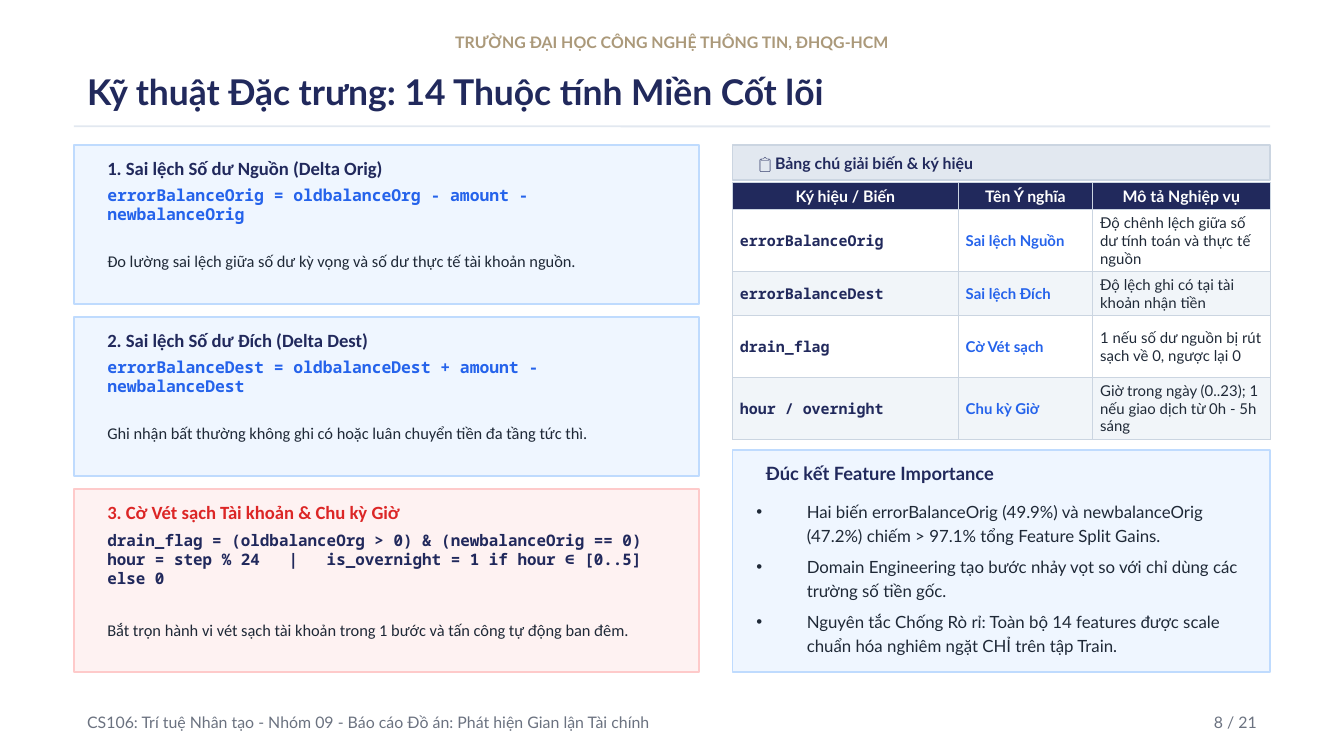
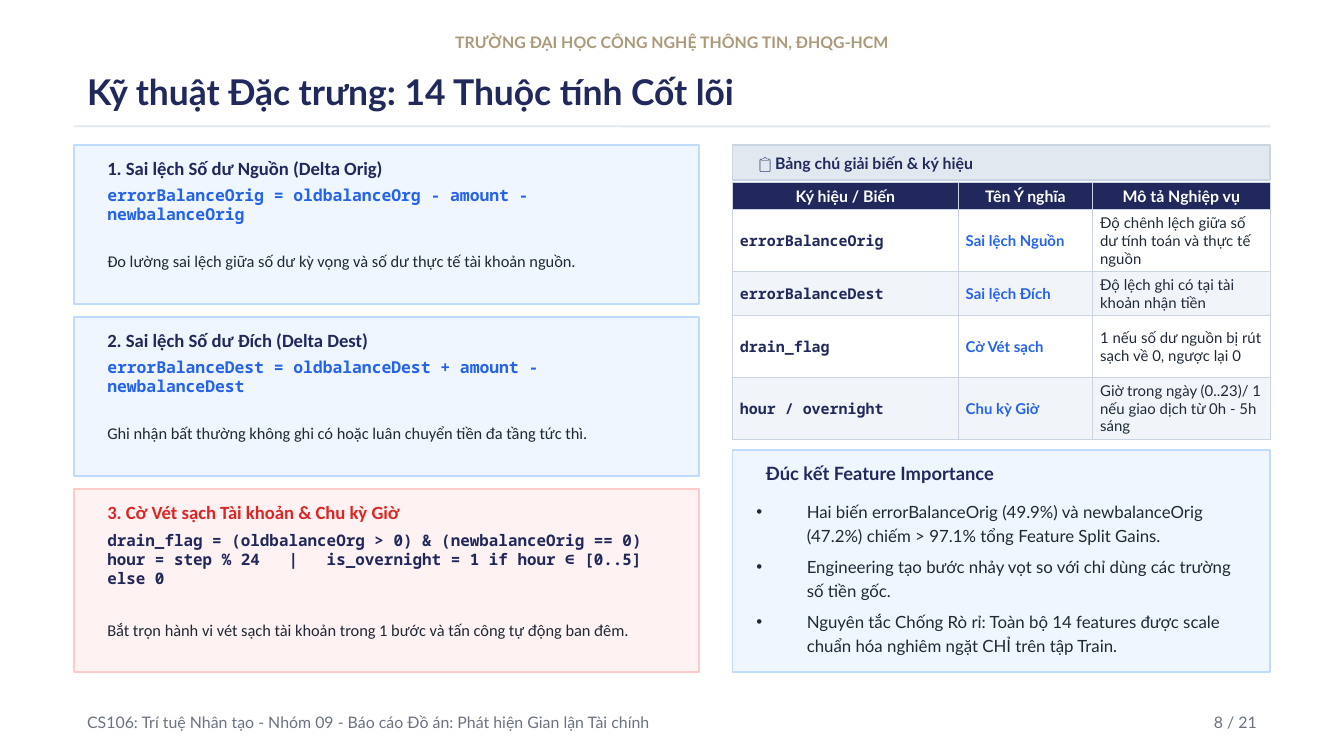
Before and after one commit to uit-25730067-chithanh/CS106-Team09-Fraud-Detection, a slide deck: slide 8 of draft/fraud-detection/slide/[Nhom9]_Slide_FraudDetection_Academic_VN.pptx. Drawn at 1344x756 pixels with LibreOffice and Linux fonts; fonts in the diff are those of the drawing. Boxes give left, top, right and bottom in pixels: in the first picture for what was removed or moved away, otherwise in the second. Text is boxed around its words. In the diff, an @@ line names an element or a change of style, - is before the commit and + after.

```diff
--- a/draft/fraud-detection/slide/[Nhom9]_Slide_FraudDetection_Academic_VN.pptx
+++ b/draft/fraud-detection/slide/[Nhom9]_Slide_FraudDetection_Academic_VN.pptx
@@ text at (87, 76, 734, 112): text changed @@
-Kỹ thuật Đặc trưng: 14 Thuộc tính Miền Cốt lõi
+Kỹ thuật Đặc trưng: 14 Thuộc tính Cốt lõi
@@ table at (732, 183, 1270, 439) @@
-row 5, column 3: Giờ trong ngày (0..23); 1 nếu giao dịch từ 0h - 5h sáng
+row 5, column 3: Giờ trong ngày (0..23)/ 1 nếu giao dịch từ 0h - 5h sáng
@@ text at (807, 560, 1231, 600): text changed @@
-• Domain Engineering tạo bước nhảy vọt so với chỉ dùng các trường số tiền gốc.
+• Engineering tạo bước nhảy vọt so với chỉ dùng các trường số tiền gốc.
```
Also in this commit, not shown: 14 other slides changed, 12 other files.
